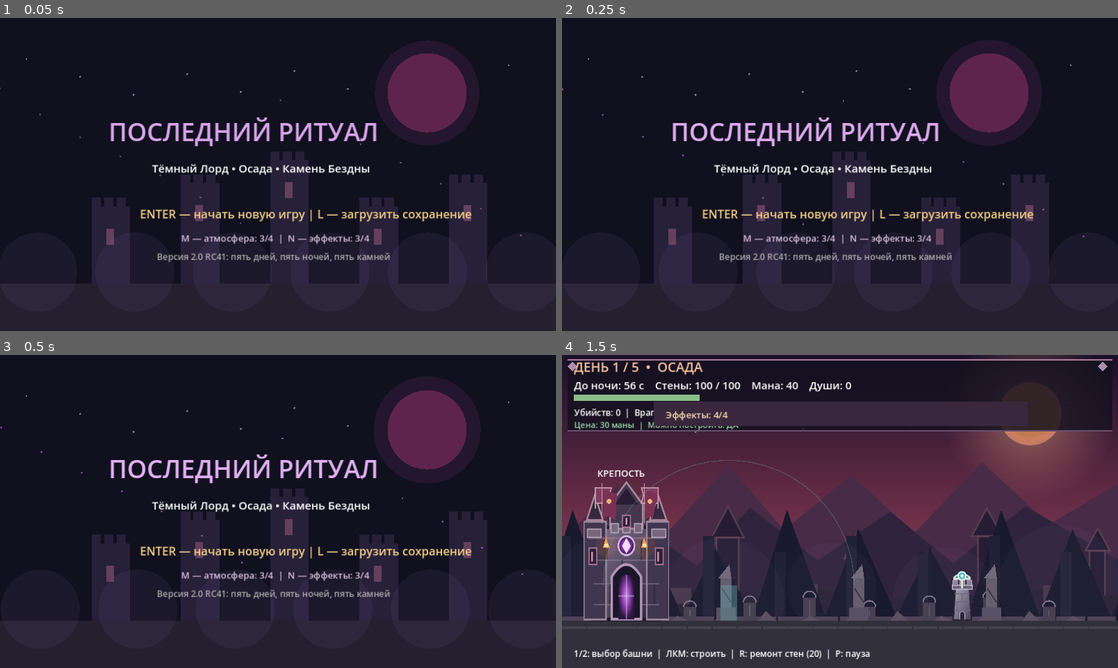
Above: before the commit, frames 1-4 (two rows, left to right).
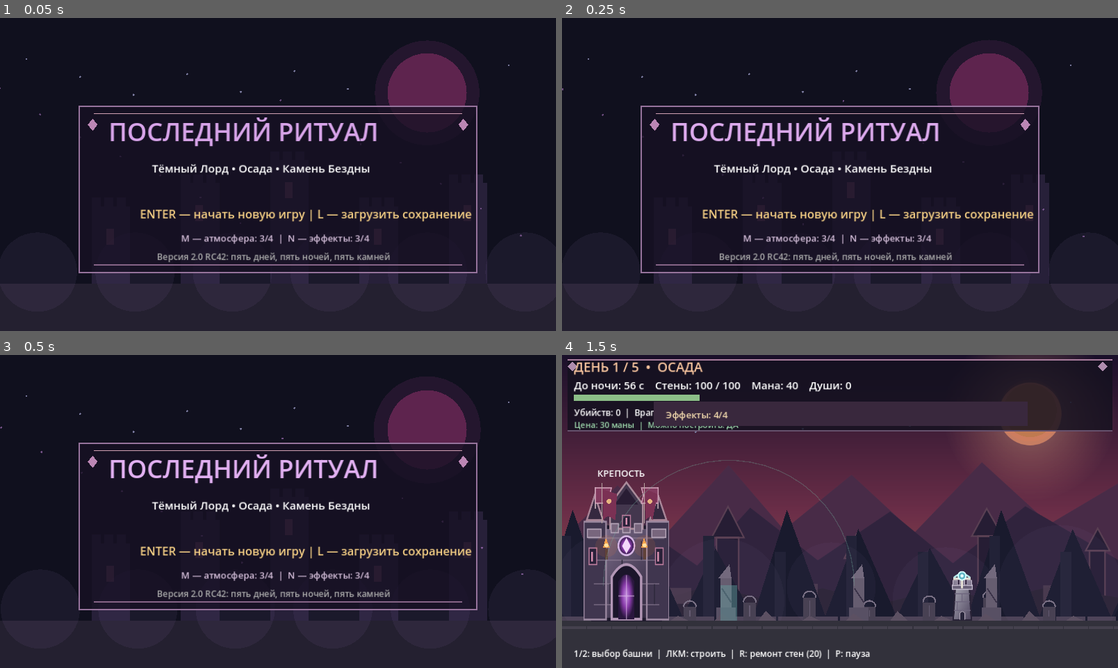
Above: after the commit, the same moments.

Repository: DoctorStrangeSH/Last-Ritual
Game: Godot game, scene res://scenes/main.tscn
Same seed, same stepped clock (60 frames per second), same inputs: the game is played once before the commit and once after it.
Inputs (mouse positions are in pixels of both pictures, inside the frame that each line leads up to):
- Up to frame 1 (0.05 s): no input
- Up to frame 2 (0.25 s): no input
- Up to frame 3 (0.5 s): no input
- Up to frame 4 (1.5 s): tap Enter (ui_accept) at 0.5, 0.77 s; move the mouse to (962, 495) at 0.52 s; hold Right (ui_right) 0.53-1.28 s; tap M at 0.6 s; click (962, 495) at 0.67 s; move the mouse to (728, 527) at 1.27 s; hold Left (ui_left) from 1.28 s (still down); tap N at 1.35 s

The runs differ from the first frame. In frame 1, 4.0% of the frame differs, in the area x 14-86%, y 28-82%; in frame 2, 3.9%; in frame 3, 3.9%; in frame 4, nothing differs.

Commit message:
ui: gothic title card and ritual upgrade panels

Diff:
--- a/scripts/main.gd
+++ b/scripts/main.gd
@@ -1,5 +1,5 @@
 extends Node2D
-## Last Ritual v2.0-rc41: gothic gameplay HUD, Godot 4.2+
+## Last Ritual v2.0-rc42: gothic title and ritual UI, Godot 4.2+
 const W := 1152.0
 const H := 648.0
 const FLOOR := 550.0
@@ -901,11 +901,18 @@
             var sx: float = fmod(float(spark * 83) + atmosphere_clock * (5.0 + float(spark % 4)), W)
             var sy: float = 145.0 + float((spark * 47) % 310) + sin(atmosphere_clock * 1.2 + float(spark)) * 9.0
             draw_circle(Vector2(sx, sy), 2.0, Color(0.86, 0.59, 0.96, 0.3 + 0.2 * title_pulse))
+        # Dark ornamental title card preserves readability over animated silhouettes.
+        box(Rect2(164, 183, 824, 344), Color(0.09, 0.065, 0.14, 0.78))
+        draw_rect(Rect2(164, 183, 824, 344), Color("96739c"), false, 3.0)
+        draw_line(Vector2(194, 198), Vector2(958, 198), Color("d2a1b4"), 2.0)
+        draw_line(Vector2(194, 511), Vector2(958, 511), Color("866487"), 2.0)
+        for ornament in [192.0, 960.0]:
+            draw_colored_polygon(PackedVector2Array([Vector2(ornament, 208), Vector2(ornament + 10, 221), Vector2(ornament, 234), Vector2(ornament - 10, 221)]), Color("bb86b4"))
         label("ПОСЛЕДНИЙ РИТУАЛ", 225, 255, 52, Color(0.78 + 0.12 * title_pulse, 0.56 + 0.15 * title_pulse, 0.86 + 0.10 * title_pulse))
         label("Тёмный Лорд • Осада • Камень Бездны", 315, 320, 23)
         label("ENTER — начать новую игру | L — загрузить сохранение", 290, 415, 24, Color("f5cf84"))
         label("M — атмосфера: %d/4  |  N — эффекты: %d/4" % [music_volume, effects_volume], 375, 463, 19, Color("d5bfda"))
-        label("Версия 2.0 RC41: пять дней, пять ночей, пять камней", 325, 501, 18, Color("aaaaaa"))
+        label("Версия 2.0 RC42: пять дней, пять ночей, пять камней", 325, 501, 18, Color("aaaaaa"))
         return
     if phase == "win" or phase == "lose":
         if phase == "win":
@@ -941,6 +948,13 @@
         draw_circle(Vector2(575, 340), 161.0 + altar_glow * 11.0, Color(0.65, 0.24, 0.86, 0.07 + altar_glow * 0.07))
         draw_circle(Vector2(575, 340), 140, Color("382347"))
         draw_colored_polygon(PackedVector2Array([Vector2(575, 215), Vector2(640, 340), Vector2(575, 465), Vector2(510, 340)]), Color("a950d1"))
+        # Altar UI frame and upgrade slate are drawn behind controls.
+        box(Rect2(182, 90, 790, 78), Color(0.13, 0.075, 0.20, 0.91))
+        draw_rect(Rect2(182, 90, 790, 78), Color("9660aa"), false, 3.0)
+        box(Rect2(278, 387, 616, 77), Color(0.11, 0.08, 0.17, 0.90))
+        draw_rect(Rect2(278, 387, 616, 77), Color("80628f"), false, 2.0)
+        box(Rect2(200, 479, 755, 105), Color(0.11, 0.08, 0.17, 0.89))
+        draw_rect(Rect2(200, 479, 755, 105), Color("80628f"), false, 2.0)
         label("АЛТАРЬ БЕЗДНЫ", 398, 145, 39, Color("e9b5fb"))
         label("Камней: %d / 5. %s" % [stones_collected, "ENTER — продолжить осаду" if stones_collected < 5 else "Для ритуала нужно 50 маны и 8 душ"], 230, 515, 23)
         label("Мана: %d  |  Души: %d" % [mana, souls], 435, 554, 24, Color("edc477"))
